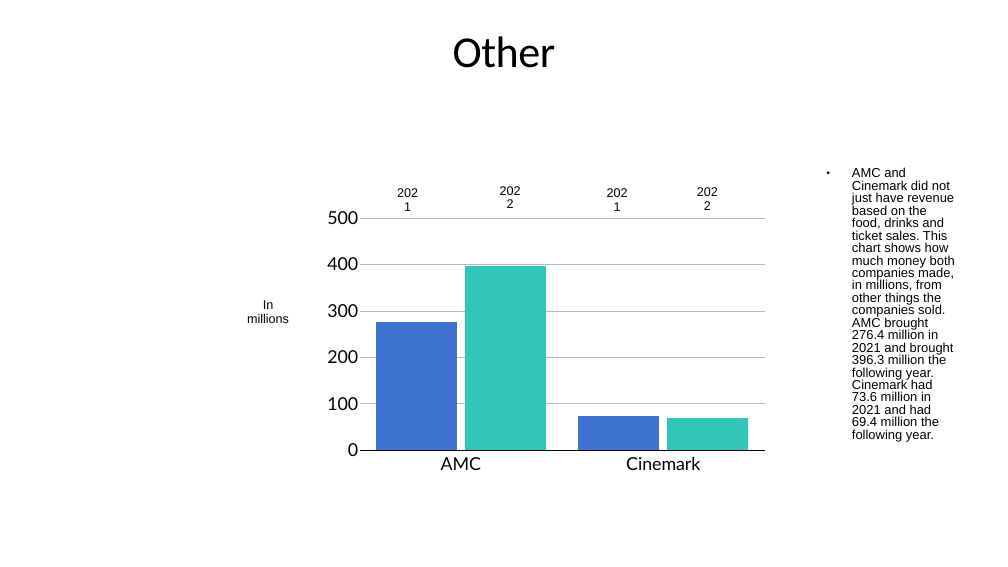
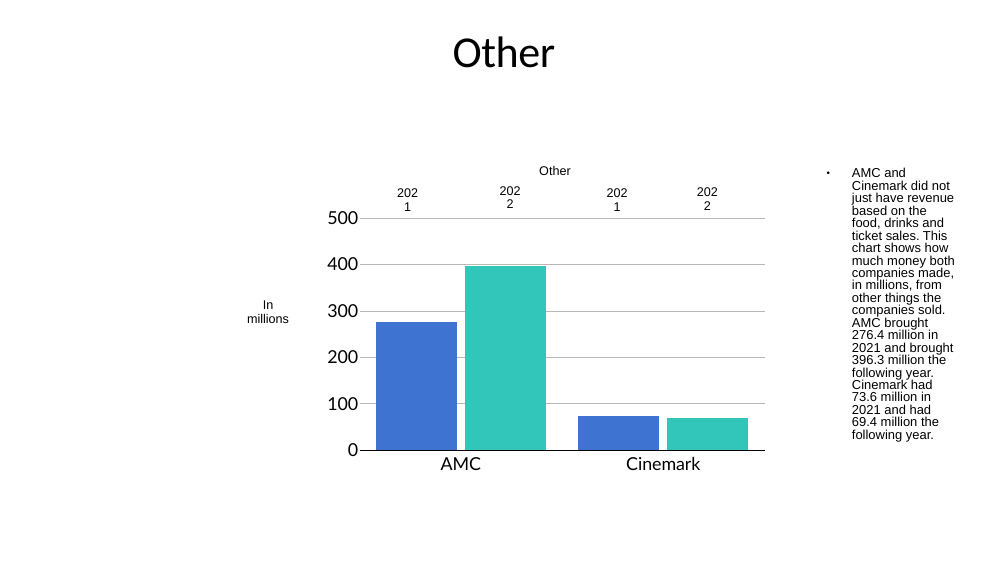
Before and after one commit to Jake-guerrero/Amc-v-Cinemark, a slide deck: slide 4 of Movies.pptx. Drawn at 1008x567 pixels with LibreOffice and Linux fonts; fonts in the diff are those of the drawing. Boxes give left, top, right and bottom in pixels: in the first picture for what was removed or moved away, otherwise in the second. Text is boxed around its words. In the diff, an @@ line names an element or a change of style, - is before the commit and + after.

```diff
--- a/Movies.pptx
+++ b/Movies.pptx
@@ table added at (219, 163, 891, 182), 1 rows, 1 columns @@
+Other
```
Also in this commit, not shown: 1 other slide changed, 4 other files.
